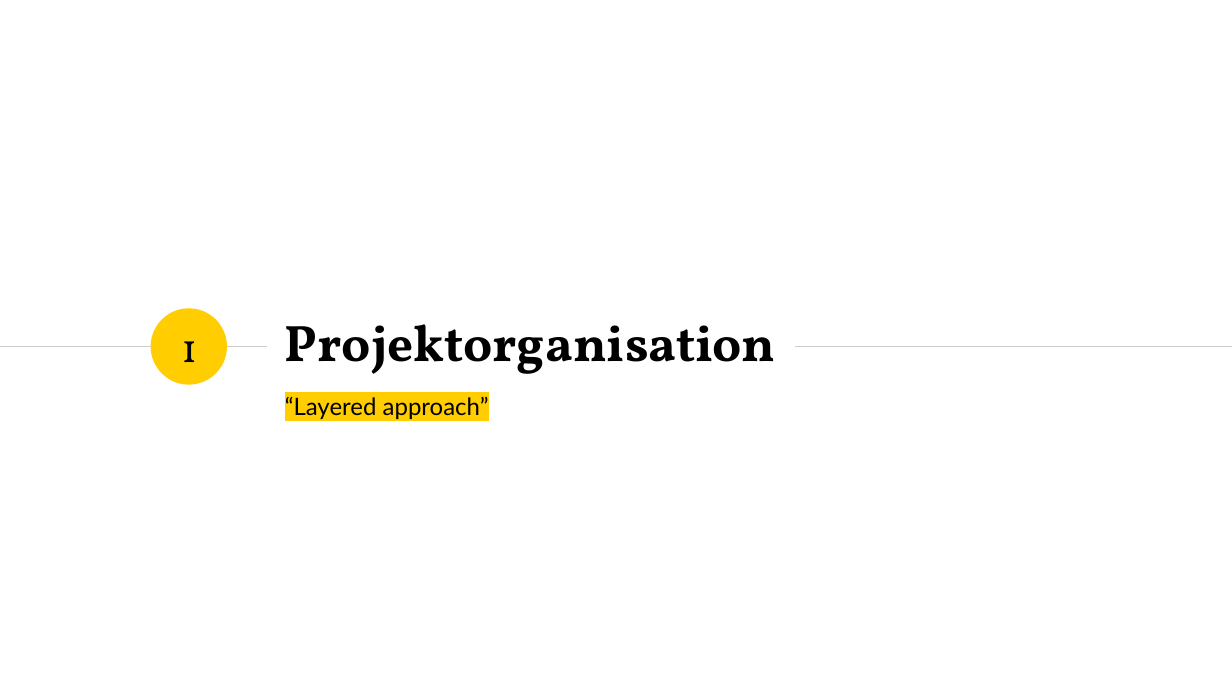
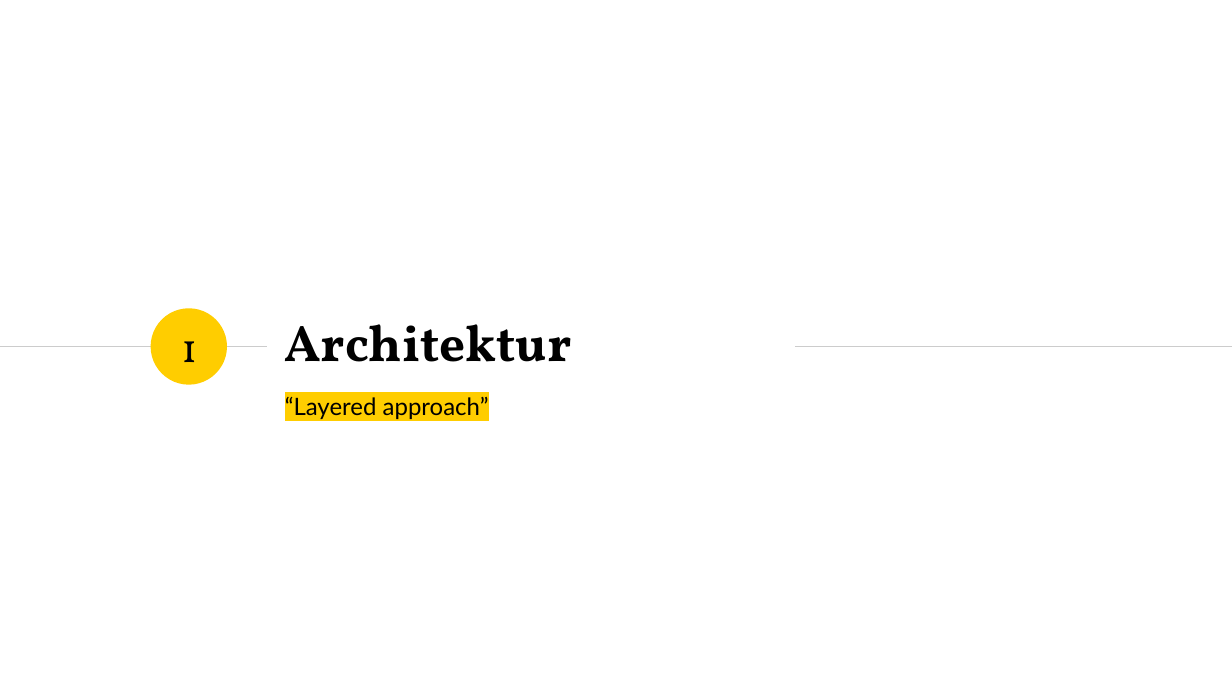
Before and after one commit to marcelherd/OOT-Projekt, a slide deck: slide 5 of Design/Milestone-Presentation.pptx. Drawn at 1232x693 pixels with LibreOffice and Linux fonts; fonts in the diff are those of the drawing. Boxes give left, top, right and bottom in pixels: in the first picture for what was removed or moved away, otherwise in the second. Text is boxed around its words. In the diff, an @@ line names an element or a change of style, - is before the commit and + after.

```diff
--- a/Design/Milestone-Presentation.pptx
+++ b/Design/Milestone-Presentation.pptx
@@ title at bbox=[285, 324, 572, 362]: text changed @@
-Projektorganisation
+Architektur
```
Also in this commit, not shown: 2 other slides changed, 2 slides added, 1 other file.
